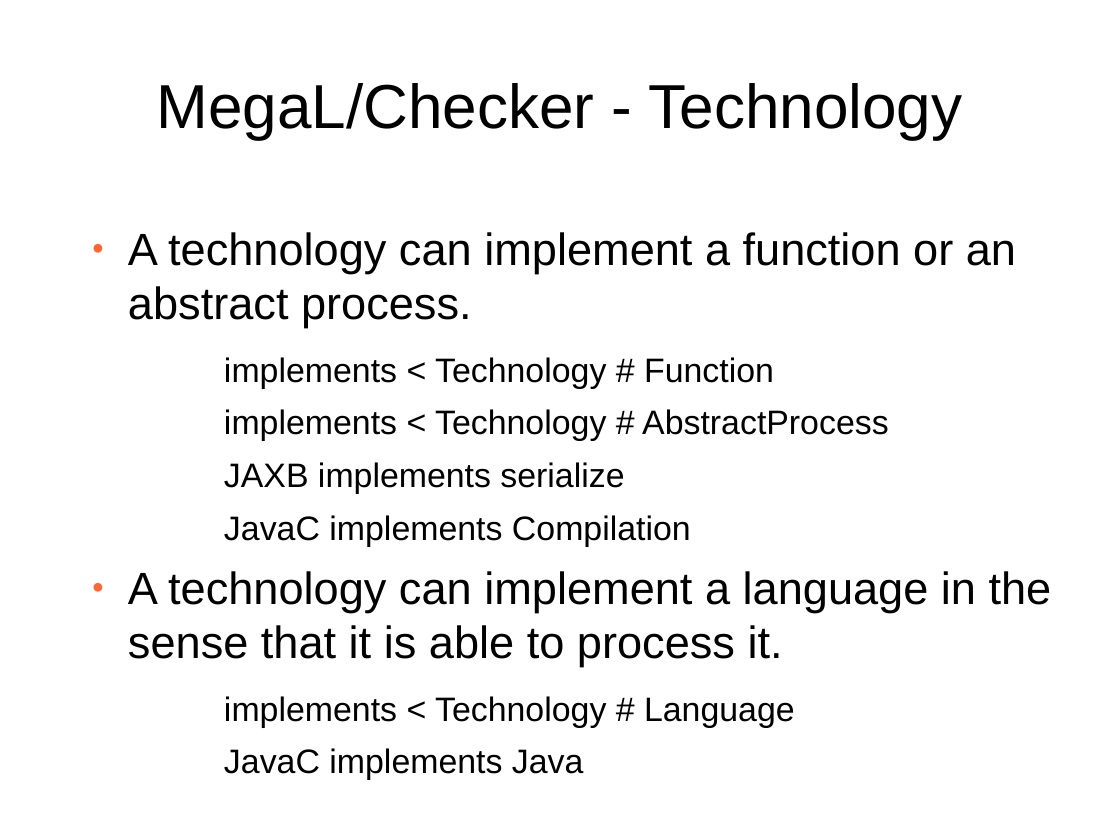
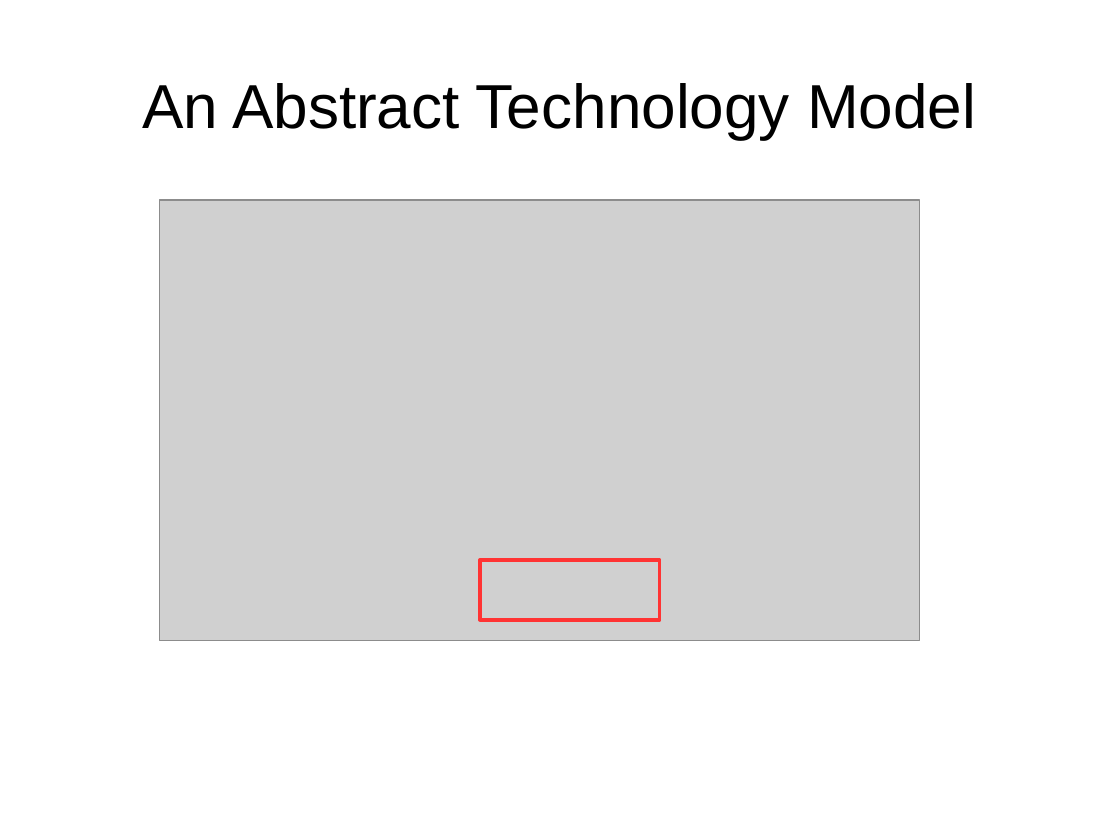
Before and after one commit to softlang/megalib, a slide deck: slide 21 of docs/LanguageDescription.odp. Drawn at 1120x840 pixels with LibreOffice and Linux fonts; fonts in the diff are those of the drawing; grey boxes stand for pictures; background and template pictures are left out. Boxes give left, top, right and bottom in pixels: in the first picture for what was removed or moved away, otherwise in the second. Text is boxed around its words. In the diff, an @@ line names an element or a change of style, - is before the commit and + after.

```diff
--- a/docs/LanguageDescription.odp
+++ b/docs/LanguageDescription.odp
@@ title at (143, 83, 976, 139): text changed @@
-MegaL/Checker - Technology
+An Abstract Technology Model
@@ picture added at (160, 200, 920, 640) @@
@@ text removed at (128, 232, 1052, 780) @@
-● A technology can implement a function or an abstract process.
-    − implements < Technology # Function
-    − implements < Technology # AbstractProcess
-    − JAXB implements serialize
-    − JavaC implements Compilation
-● A technology can implement a language in the sense that it is able to process it.
-    − implements < Technology # Language
-    − JavaC implements Java
@@ rectangle added at (480, 560, 660, 620), outline #FF3333 2.3 pt @@
```
Also in this commit, not shown: 12 other slides changed, 9 slides added, 4 slides removed, 1 other file.
